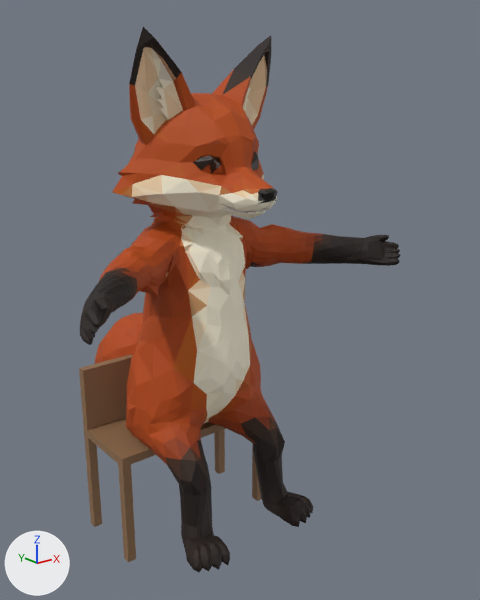
Two versions of the glTF model assets/models/fox/fox.rig.glb, one commit apart.
Rendered twice from a 50 mm camera at (-0.791, -1.193, 1.016) aimed at (0.114, -0.062, 0.563). Lighting does not change. The marker at lower left points along +X, +Y and +Z. The older version comes first.

Objects in the first picture: 'Fox.001', 'chair'.
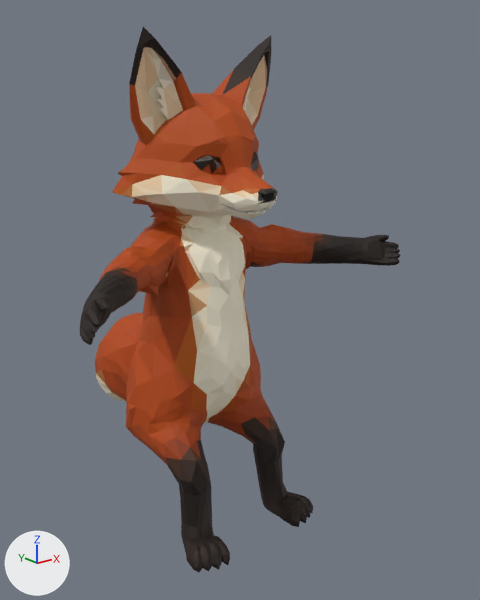
What differs and where, as boxes (x1, y1, x2, y2) in the pictures (480 x 600 px):
'chair', deleted (brown)
    before: (79, 354, 262, 562)

The change, as a diff of the scene's bpy script:
```diff
--- a/assets/models/fox/fox.rig.glb.py
+++ b/assets/models/fox/fox.rig.glb.py
@@ ob_chair @@
-ob_chair = bpy.data.objects.new('chair', me_chair)
-ob_chair.location = (0.0, 0.0, 0.0)
```
